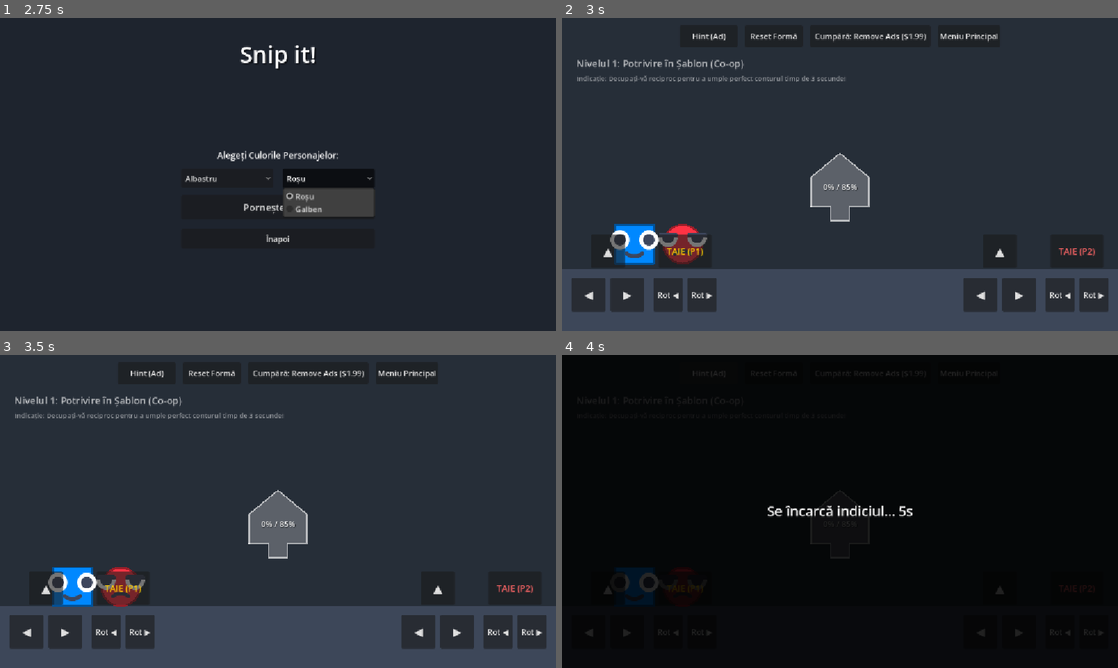
Above: before the commit, frames 1-4 (two rows, left to right).
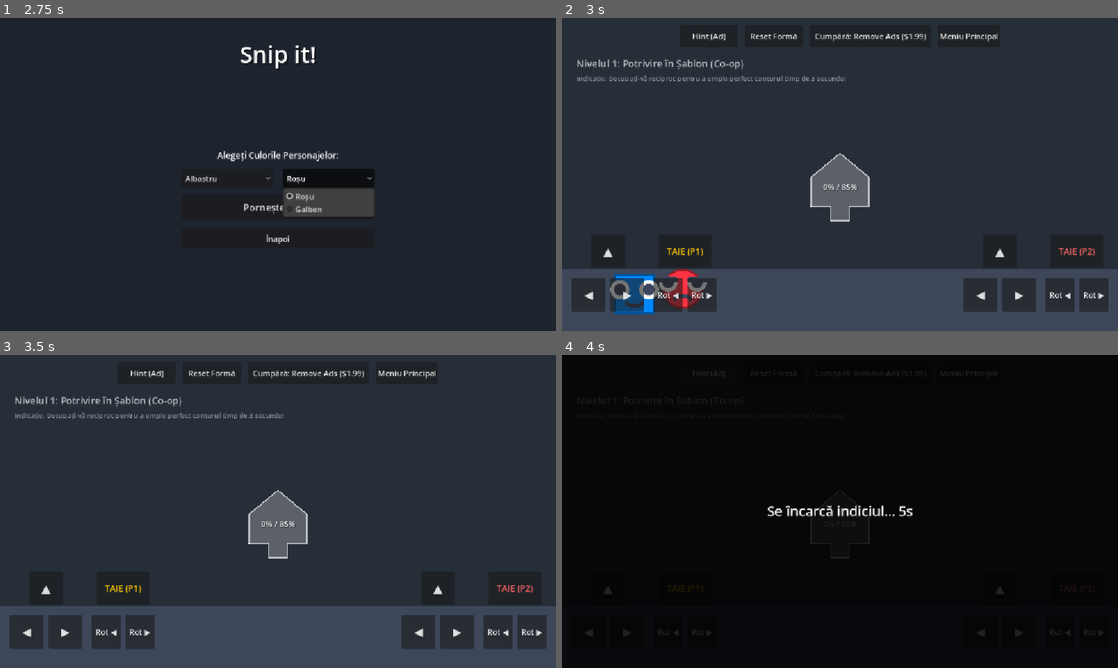
Above: after the commit, the same moments.

Repository: notfresh11/Snip-it-
Game: Godot game, scene res://src/ui/LobbyMenu.tscn
Two runs of this game, one before a commit and one after it. Both use one fixed random seed, a clock stepped at 60 frames per second and the inputs below.
Inputs:
- Up to frame 1 (2.75 s): click "Local Co-op (1 Ecran)" at 0.5 s; click "Albastru" at 1.25 s; click "Roșu" at 2 s
- Up to frame 2 (3 s): click "Pornește Jocul!" at 2.75 s
- Up to frame 3 (3.5 s): no input
- Up to frame 4 (4 s): click "Hint (Ad)" at 3.5 s

Frame 1 is identical in both runs. In frame 2, 3.0% of the frame differs, in the area x 8-27%, y 65-95%; in frame 3, 1.5%; in frame 4, 0.5%.

Commit message:
Update BasePlayer.tscn

Diff:
--- a/src/players/BasePlayer.tscn
+++ b/src/players/BasePlayer.tscn
@@ -10,6 +10,7 @@
 [node name="Polygon2D" type="Polygon2D" parent="." unique_id=219182032]
 
 [node name="CollisionPolygon2D" type="CollisionPolygon2D" parent="." unique_id=541530755]
+position = Vector2(207, 148)
 
 [node name="OutlineLine" type="Line2D" parent="." unique_id=660635133]
 
